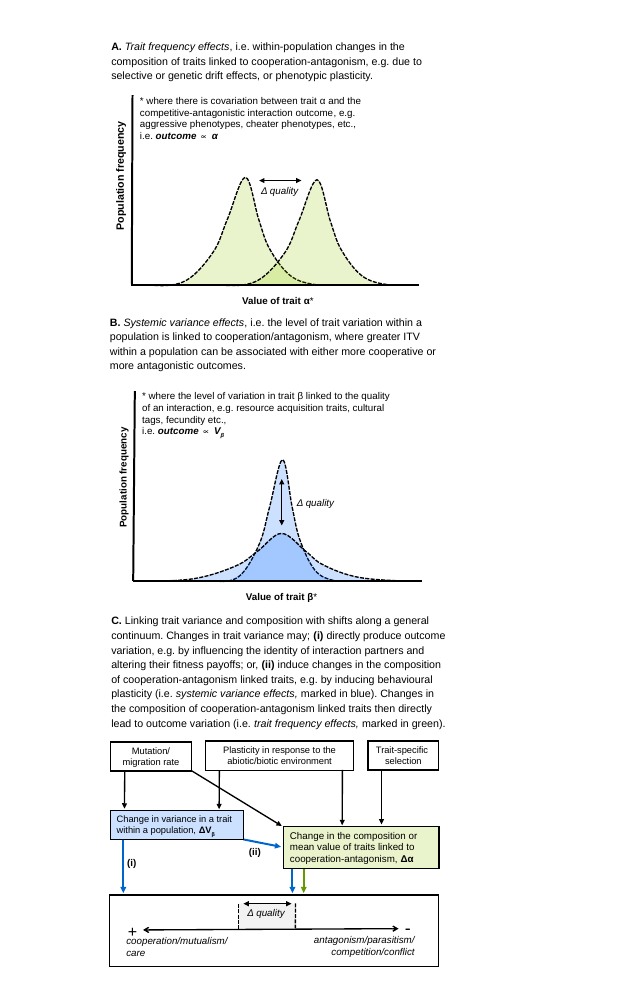
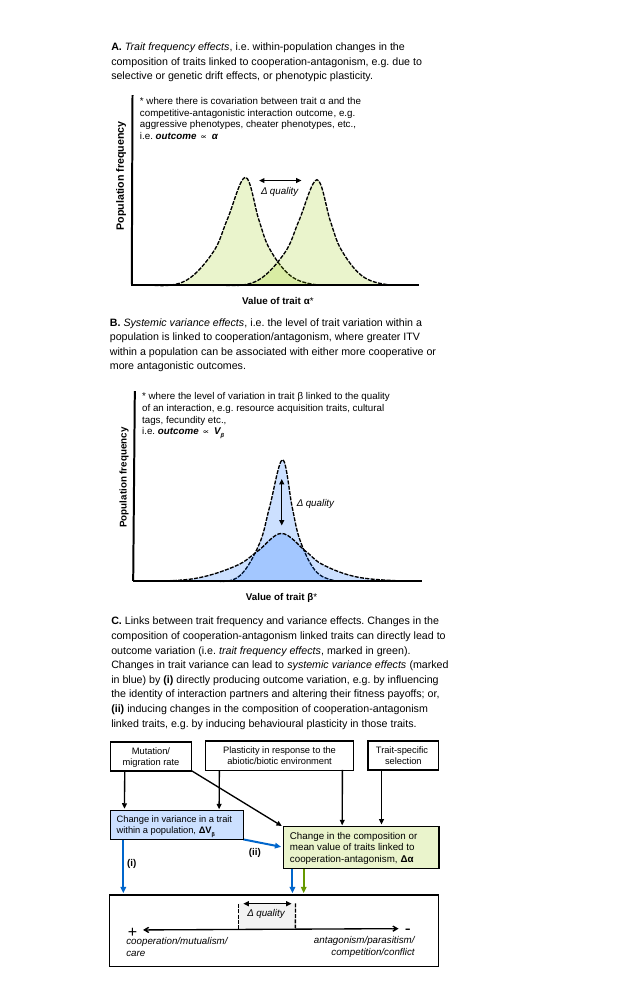
Before and after one commit to NPMoran/synthesis-review_mutualistism-antagonism, a slide deck: slide 1 of Visualisations/Fig_Mechanisms_v.4.pptx. Drawn at 630x1008 pixels with LibreOffice and Linux fonts; fonts in the diff are those of the drawing. Boxes give left, top, right and bottom in pixels: in the first picture for what was removed or moved away, otherwise in the second. Text is boxed around its words. In the diff, an @@ line names an element or a change of style, - is before the commit and + after.

```diff
--- a/Visualisations/Fig_Mechanisms_v.4.pptx
+++ b/Visualisations/Fig_Mechanisms_v.4.pptx
@@ text at [111,616,449,729]: text changed @@
-C. Linking trait variance and composition with shifts along a general continuum. Changes in trait variance may; (i) directly produce outcome variation, e.g. by influencing the identity of interaction partners and altering their fitness payoffs; or, (ii) induce changes in the composition of cooperation-antagonism linked traits, e.g. by inducing behavioural plasticity (i.e. systemic variance effects, marked in blue). Changes in the composition of cooperation-antagonism linked traits then directly lead to outcome variation (i.e. trait frequency effects, marked in green).
+C. Links between trait frequency and variance effects. Changes in the composition of cooperation-antagonism linked traits can directly lead to outcome variation (i.e. trait frequency effects, marked in green). Changes in trait variance can lead to systemic variance effects (marked in blue) by (i) directly producing outcome variation, e.g. by influencing the identity of interaction partners and altering their fitness payoffs; or, (ii) inducing changes in the composition of cooperation-antagonism linked traits, e.g. by inducing behavioural plasticity in those traits.
```
Also in this commit, not shown: 2 other files.
